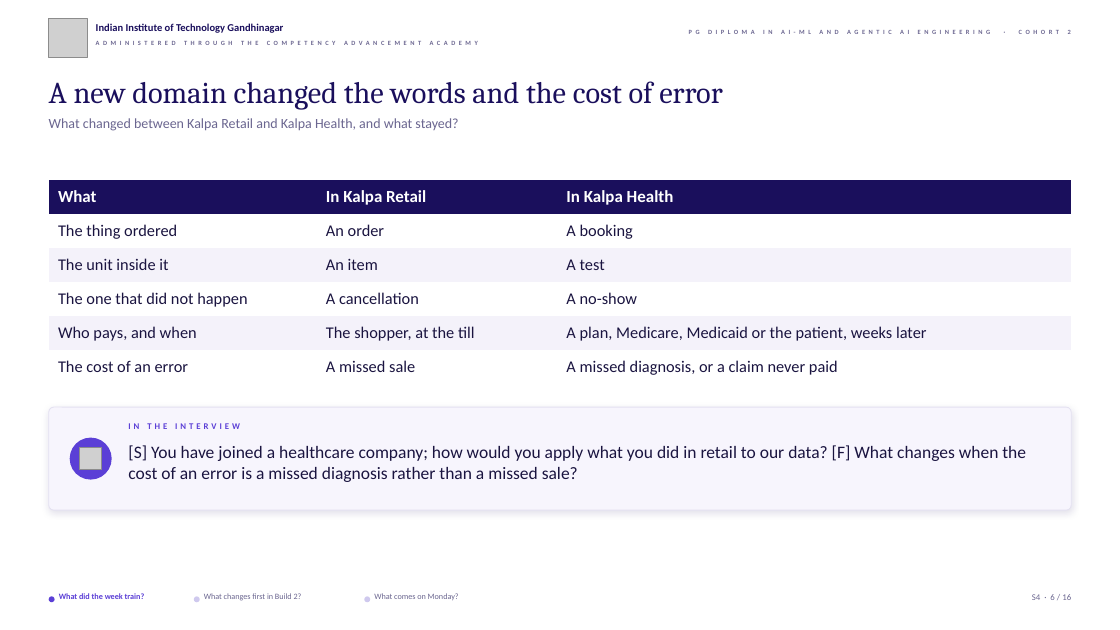
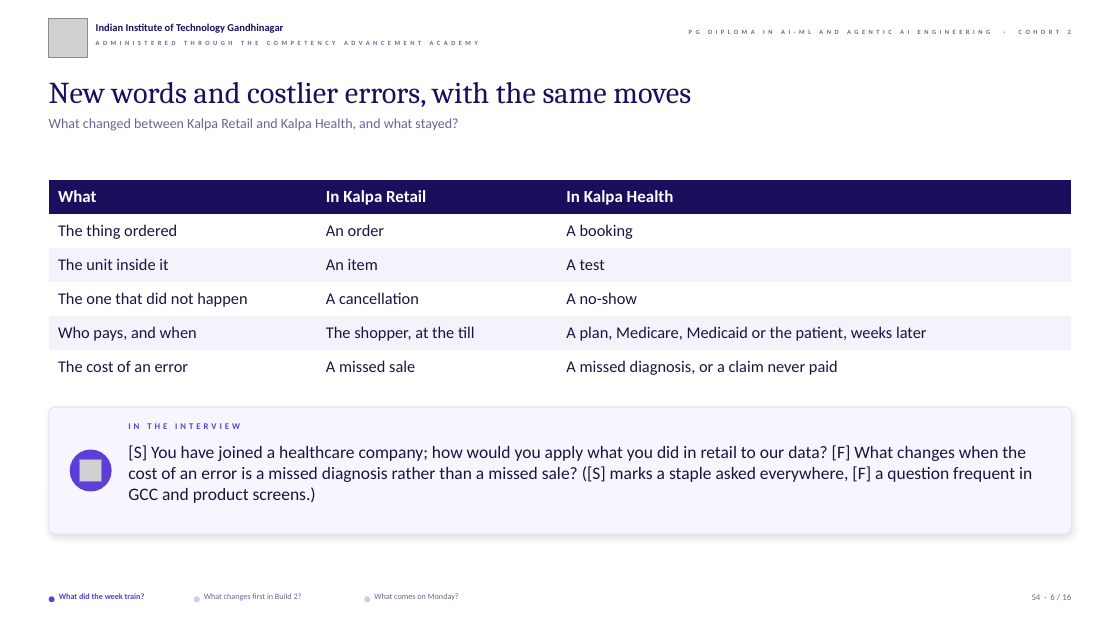
Before and after one commit to fde-academy-lab/c2-content-factory, a slide deck: slide 6 of content/W03/SAT/slides/C2_W03_SAT_week_close_STUDENT.pptx. Drawn at 1120x630 pixels with LibreOffice and Linux fonts; fonts in the diff are those of the drawing; grey boxes stand for pictures; background and template pictures are left out. Boxes give left, top, right and bottom in pixels: in the first picture for what was removed or moved away, otherwise in the second. Text is boxed around its words. In the diff, an @@ line names an element or a change of style, - is before the commit and + after.

```diff
--- a/content/W03/SAT/slides/C2_W03_SAT_week_close_STUDENT.pptx
+++ b/content/W03/SAT/slides/C2_W03_SAT_week_close_STUDENT.pptx
@@ text at [49, 82, 691, 107]: text changed @@
-A new domain changed the words and the cost of error
+New words and costlier errors, with the same moves
@@ rounded rectangle: place and size @@
-rounded rectangle at [49, 408, 1071, 511]
+rounded rectangle at [49, 408, 1071, 534]
@@ text at [128, 445, 1032, 503]: text changed @@
-[S] You have joined a healthcare company; how would you apply what you did in retail to our data? [F] What changes when the cost of an error is a missed diagnosis rather than a missed sale?
+[S] You have joined a healthcare company; how would you apply what you did in retail to our data? [F] What changes when the cost of an error is a missed diagnosis rather than a missed sale? ([S] marks a staple asked everywhere, [F] a question frequent in GCC and product screens.)
@@ ellipse: place and size @@
-ellipse at [70, 438, 112, 480]
+ellipse at [70, 450, 112, 492]
@@ picture: place and size @@
-picture at [80, 448, 102, 470]
+picture at [80, 460, 102, 481]
```
Also in this commit, not shown: 12 other slides changed, 3 other files.
